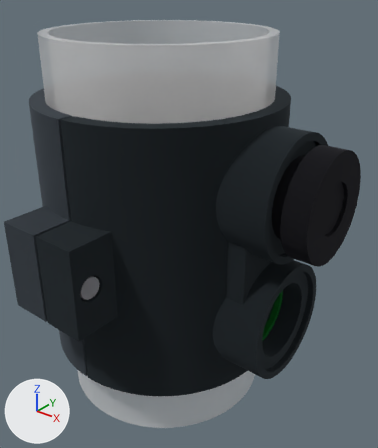
The glTF model docs/drawings/renders/pipe-collar-plug-parked-v1.glb as it was, and as the next commit left it.
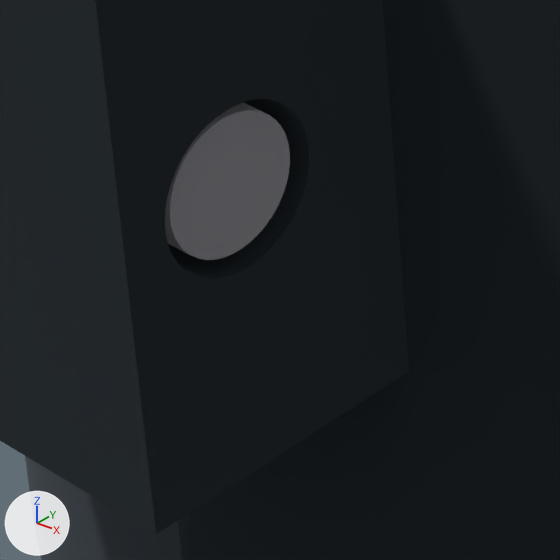
Each version appears first whole from a 50 mm lens placed at (117.3, -131.9, 129.2), pointed at (12.2, -0.4, 47.7), and next in a close-up on the part from 15% to 37% of the width and 58% to 77% of the height. The axes (+X, +Y, +Z) are drawn at lower left. The lights are the same throughout. The first two pictures are the older version. Where no turn or scale is listed for an object, it has been applied to the vertices. Vertices at exactly the same position are counted once.

In view in the first close-up: 'collar_back_half', 'collar_front_half', 'screw_M4x25'.
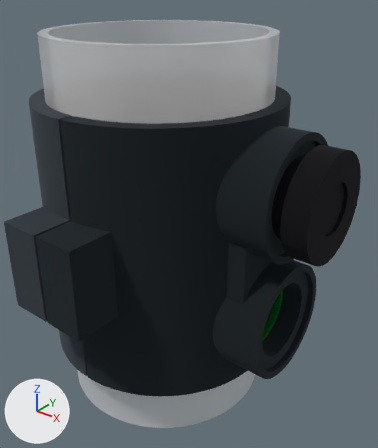
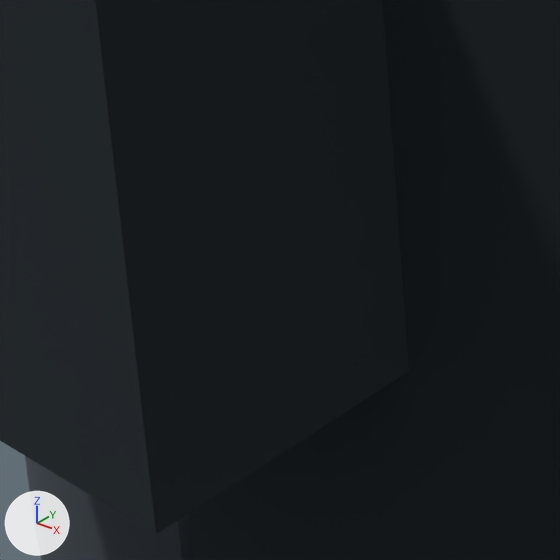
Changed parts and their boxes [x1, y1, x2, y2] in the close-ups (560 x 560 px; the box of a moved part takes in the faces that stretch with it):
```json
{"object": "screw_M4x25", "change": "deleted", "before": [165, 103, 290, 260]}
{"part": 1, "of": "me_collar_front_half", "change": "moved or reshaped", "before": [95, 0, 409, 534], "on screen": "not visible afterwards"}
```

Scene script edits in JSON lines:
```json
{"block": "me_collar_front_half", "where": "# used by ob_collar_front_half; location = (0.0, 0.0, 0.0)"}
{"op": "remove", "block": "me_collar_front_half", "code": "me_collar_front_half.from_pydata(...)  # 5515 vertices, 11042 faces; spans x -5.0..54.0, y -55.6..51.1, z 0.0..92.0"}
{"op": "add", "block": "me_collar_front_half", "code": "me_collar_front_half.from_pydata(...)  # 5515 vertices, 11038 faces; spans x -5.0..54.0, y -55.6..51.1, z 0.0..92.0"}
{"block": "me_collar_front_half", "change": "me_collar_front_half part 1: 13 vertices moved from x 0.5..10.5, y -49.5..-48.3, z 48.0..48.2 to x 0.5..3.7, y -49.0..-46.2, z 58.9..59.1; 491 vertices removed from x 0.5..15.0, y -53.3..-44.9, z 41.8..50.2; 491 vertices added at x 0.5..3.7, y -52.7..-42.5, z 32.9..59.1"}
{"op": "remove", "block": "ob_screw_m4x25", "code": ["ob_screw_m4x25 = bpy.data.objects.new('screw_M4x25', me_screw_m4x25)", "ob_screw_m4x25.location = (0.0, 0.0, 0.0)"]}
```
